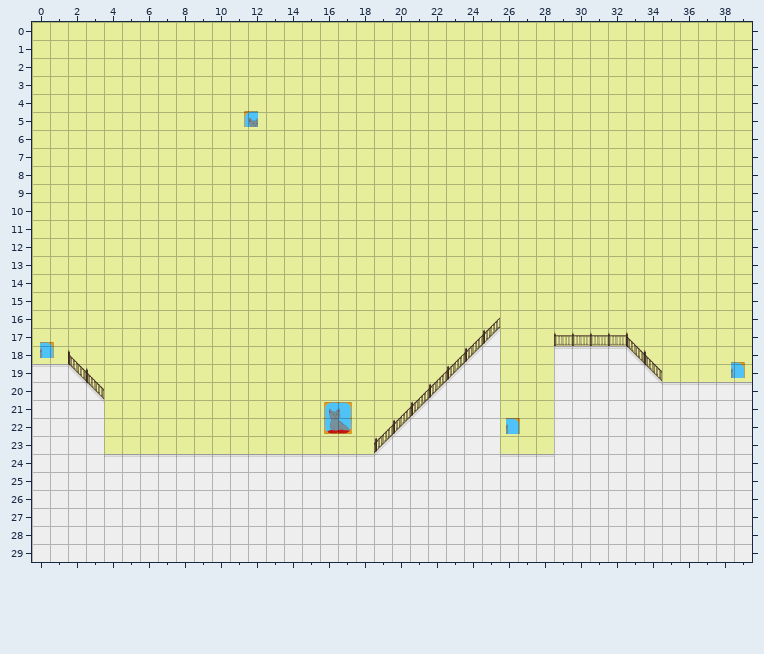
Two versions of a level (Tiled map, levels/empty.tmx). Above, as it was before the edit.
Cells are 64x64 px. Shown: x 0..39, y 0..29.
New version:
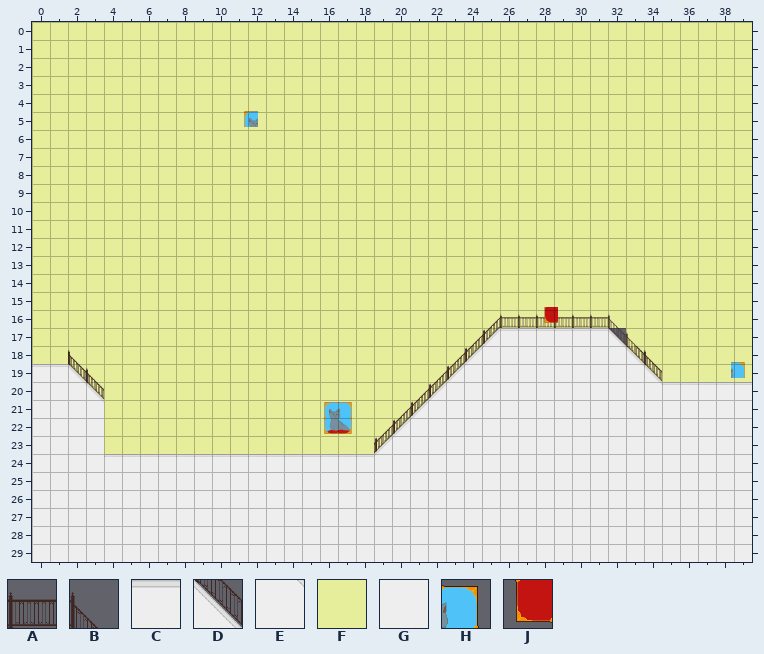
Key: from "testtiles": A 4, B 7, C 9, D 17, E 19, F 24, G 34, H 41, J 52.
_ is an empty cell.
Objects are placed by their top-left corner, in cells (3,4 is the top-left corner of cell 3,4); size is 1x1 cell unless given.
Tiles replaced or removed in this view: A, B, C, F.
Diff:
Changed rows in their new state; . is an unchanged cell.
Layer "bg":
first column x 29:
17 ____
Layer "bot":
first column x 26:
16 ......B
17 CCCCCCD
18 GGGGGGE
19 GGG....
20 GGG....
21 GGG....
22 GGG....
23 GGG....
24 GGG....
Layer "foreground":
first column x 26:
16 AAAAAA..
17 ..._____
Layer "doors":
removed: H "down" at 0.4,17.6
removed: H "up" at 26.4,21.9
Layer "objects":
added: J at 28.2,15.8
Where, in picture pixels (left, top, right, bottom), the same in both pictures:
changed: (500, 307, 637, 457)
removed: (40, 342, 54, 358)
